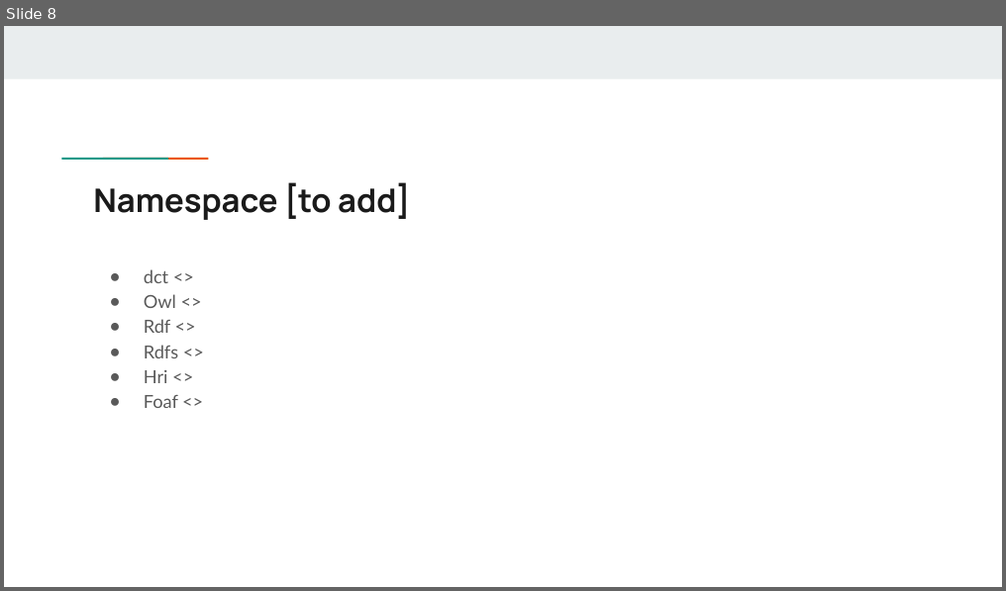
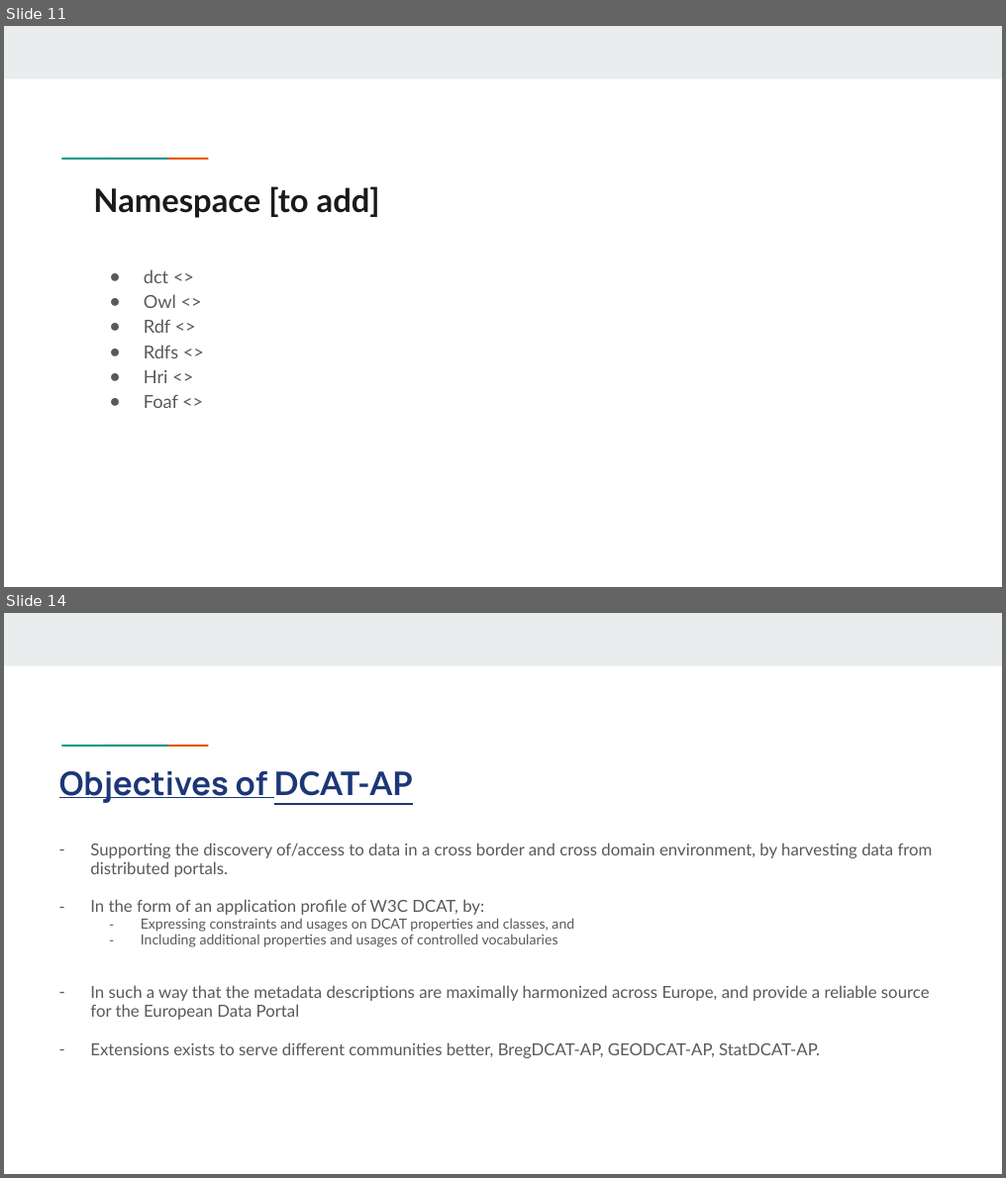
Before and after one commit to Health-RI/health-ri-metadata, a slide deck: Presentations/[DRAFT]HRI_Metadata_Schema_ImagingGroup_KickOff.pptx. Shown one above the other, each under a label of ours: slide 8 before the commit, slides 11 and 14 after it; the slides between them are not shown. The pictures are 1006x591 and 1006x1178 pixels, drawn with LibreOffice and Linux fonts; fonts in the diff are those of the drawing. Boxes give left, top, right and bottom in pixels: in the first picture for what was removed or moved away, otherwise in the second. Text is boxed around its words. In the diff, an @@ line names an element or a change of style, - is before the commit and + after.

```diff
--- a/Presentations/[DRAFT]HRI_Metadata_Schema_ImagingGroup_KickOff.pptx
+++ b/Presentations/[DRAFT]HRI_Metadata_Schema_ImagingGroup_KickOff.pptx
@@ slide 14 added at [4, 613, 1002, 1174], background #FFFFFF; not listed: 3 template elements that a slide beside it also shows @@
@@ title added at [59, 771, 413, 803], 23.4 pt, text #1C3678, bold, underline @@
+Objectives of DCAT-AP
@@ text added at [90, 843, 933, 1059], 12.1 pt, text #595959 @@
+– Supporting the discovery of/access to data in a cross border and cross domain environment, by harvesting data from distributed portals.
+– In the form of an application profile of W3C DCAT, by:
+  – Expressing constraints and usages on DCAT properties and classes, and
+  – Including additional properties and usages of controlled vocabularies
+– In such a way that the metadata descriptions are maximally harmonized across Europe, and provide a reliable source for the European Data Portal
+– Extensions exists to serve different communities better, BregDCAT-AP, GEODCAT-AP, StatDCAT-AP.
@@ what was slide 8 is now slide 11 @@
@@ slide 11 changed as well @@
@@ title "Namespace [to add]" at [93, 186, 380, 218]: font Manrope to Lato @@
```
Also in this commit, not shown: 20 other slides changed, 3 other slides added, 4 slides removed, 1 other file.
